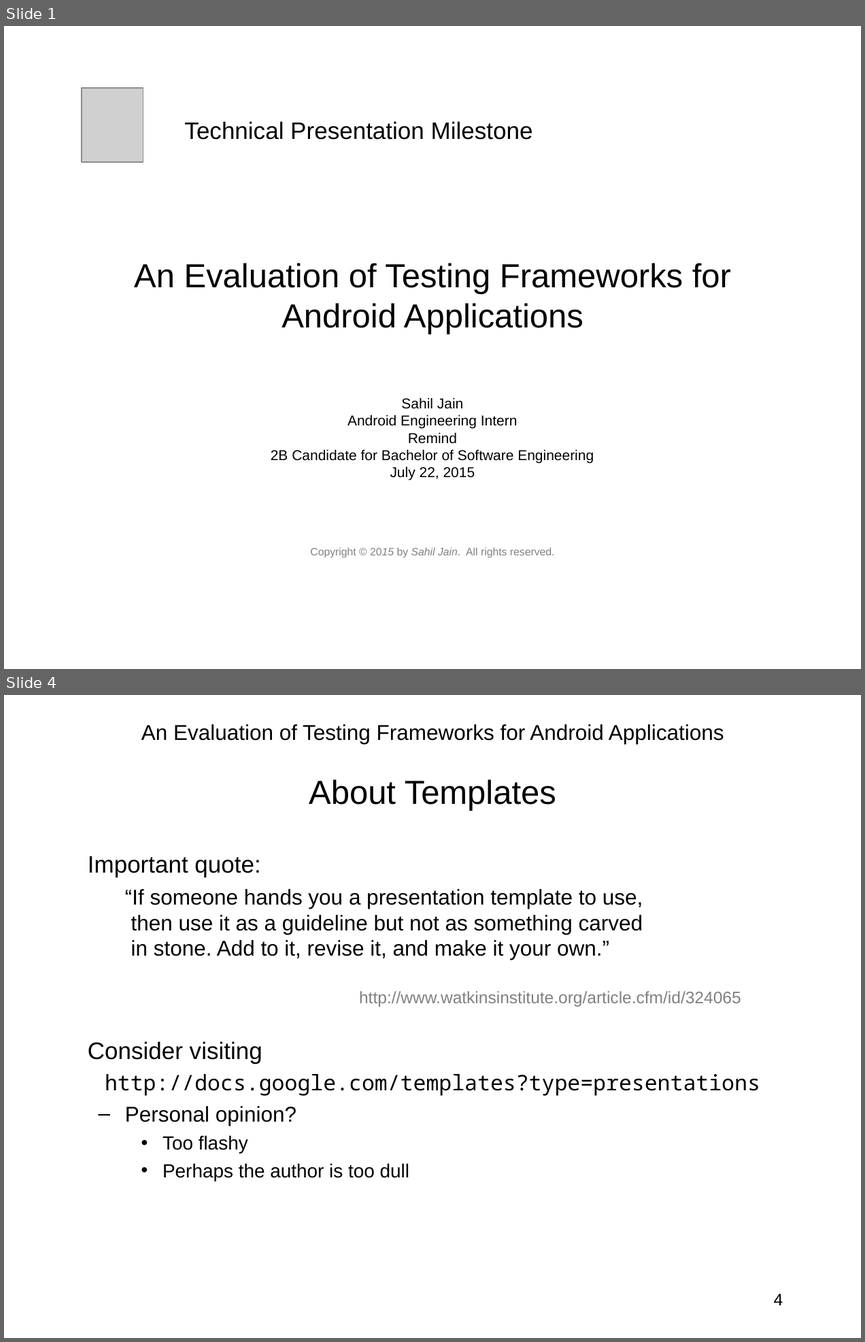
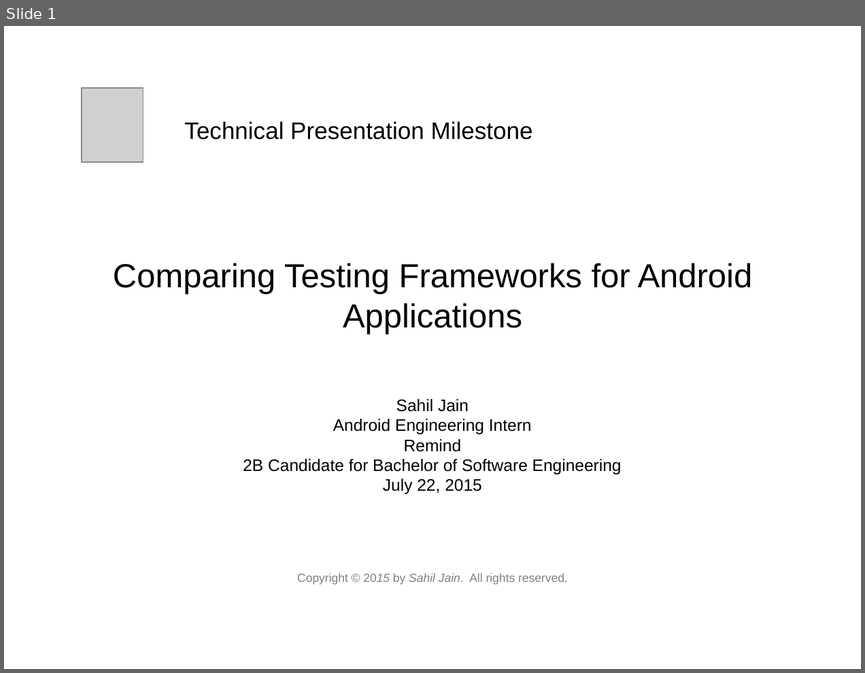
Before and after one commit to sahiljain/tpm, a slide deck: s44jain_tpm.ppt. Shown one above the other, each under a label of ours: slides 1 and 4 before the commit, slide 1 after it; the slides between them are not shown. The pictures are 865x1342 and 865x673 pixels, drawn with LibreOffice and Linux fonts; fonts in the diff are those of the drawing; grey boxes stand for pictures. Boxes give left, top, right and bottom in pixels: in the first picture for what was removed or moved away, otherwise in the second. Text is boxed around its words. In the diff, an @@ line names an element or a change of style, - is before the commit and + after.

```diff
--- a/s44jain_tpm.ppt
+++ b/s44jain_tpm.ppt
@@ slide 4 removed at bbox=[4, 695, 861, 1338], background #FFFFFF @@
@@ text removed at bbox=[141, 724, 724, 744] @@
-An Evaluation of Testing Frameworks for Android Applications
@@ title removed at bbox=[309, 779, 556, 811] @@
-About Templates
@@ text removed at bbox=[88, 856, 760, 1181] @@
-Important quote:
-  “If someone hands you a presentation template to use,
-  then use it as a guideline but not as something carved
-  in stone. Add to it, revise it, and make it your own.”
-Consider visiting
-http://docs.google.com/templates?type=presentations
-  – Personal opinion?
-    • Too flashy
-    • Perhaps the author is too dull
@@ text removed at bbox=[359, 991, 741, 1006] @@
-http://www.watkinsinstitute.org/article.cfm/id/324065
@@ page number removed at bbox=[774, 1293, 783, 1305] @@
-4
@@ slide 1 changed as well @@
@@ title at bbox=[113, 263, 753, 334]: text changed @@
-An Evaluation of Testing Frameworks for Android Applications
+Comparing Testing Frameworks for Android Applications
@@ subtitle "Sahil Jain Android Engineering Intern ..." at bbox=[243, 399, 621, 584]: size 12 to 14 pt in "Sahil Jain Android Engineering Intern Remind 2B ..."; size 9 to 10 pt in "Copyright © 2015 by Sahil Jain. All ..." @@
```
Also in this commit, not shown: 2 other slides changed, 13 slides added, 14 other slides removed.
